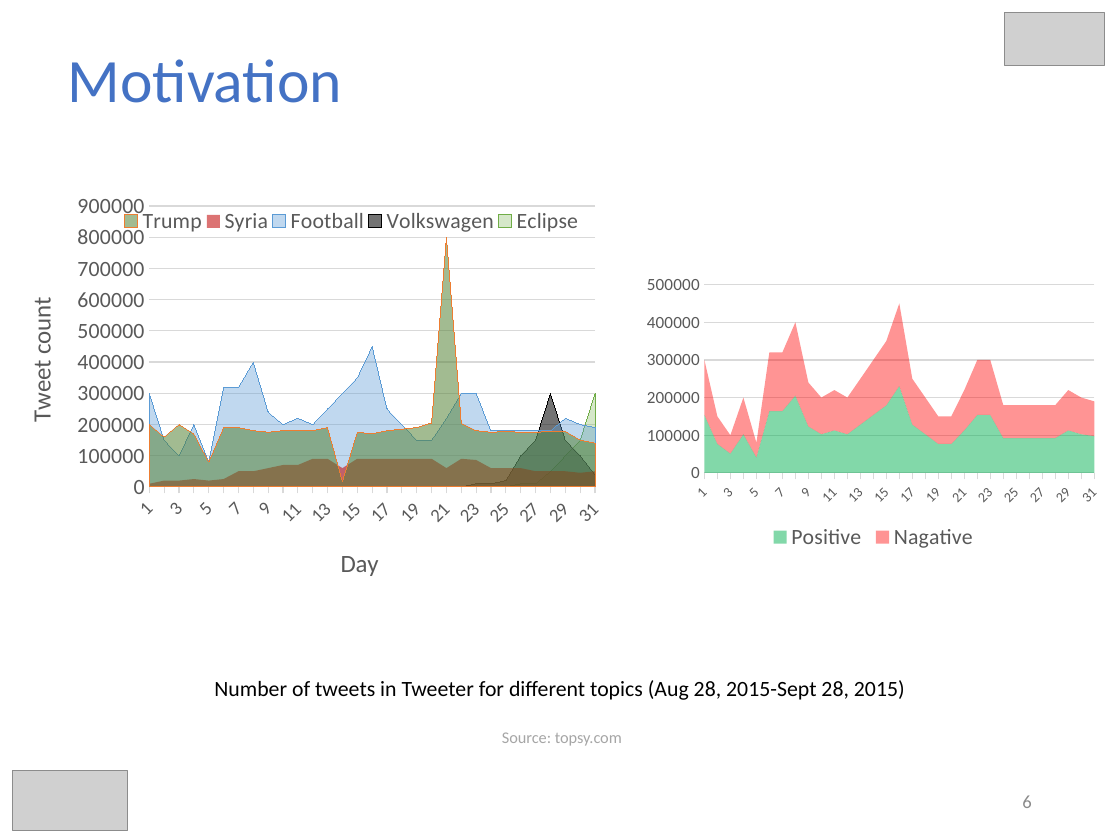
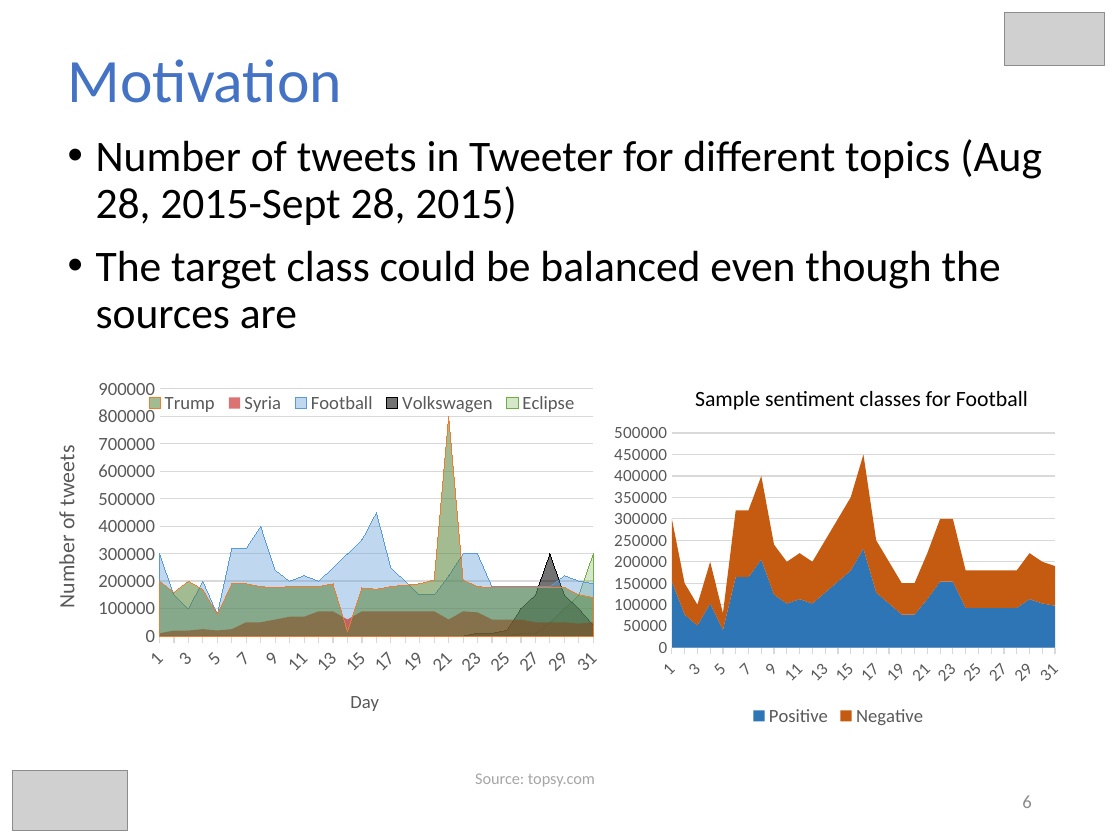
Before and after one commit to hmsgit/minestream, a slide deck: slide 6 of presentation/thesis.pptx. Drawn at 1120x840 pixels with LibreOffice and Linux fonts; fonts in the diff are those of the drawing; grey boxes stand for pictures. Boxes give left, top, right and bottom in pixels: in the first picture for what was removed or moved away, otherwise in the second. Text is boxed around its words. In the diff, an @@ line names an element or a change of style, - is before the commit and + after.

Commit message:
fixed titles

```diff
--- a/presentation/thesis.pptx
+++ b/presentation/thesis.pptx
@@ text added at [96,139,1042,329], 28 pt, text #000000 @@
+• Number of tweets in Tweeter for different topics (Aug 28, 2015-Sept 28, 2015)
+• The target class could be balanced even though the sources are
@@ area chart at [27,370,613,775] @@
@@ value axis title "Tweet count " to "Number of tweets " @@
@@ legend changed @@
@@ value axis changed @@
@@ area chart: place and size @@
-area chart at [0,184,615,644]
+area chart at [27,370,613,775]
@@ area stacked chart at [605,417,1072,731] @@
@@ colour of Positive #00B050 at 49% opacity to #2E75B6 @@
-Nagative: 150000, 70000, 50000, 100000, 40000, 160000, 160000, 190000, 120000, 100000, 110000, 100000, 120000, 150000, 170000, 220000, 120000, 100000, 70000, 70000, 110000, 150000, 150000, 90000, 90000, 90000, 90000, 90000, 110000, 100000, 90000
+Negative: 150000, 70000, 50000, 100000, 40000, 160000, 160000, 190000, 120000, 100000, 110000, 100000, 120000, 150000, 170000, 220000, 120000, 100000, 70000, 70000, 110000, 150000, 150000, 90000, 90000, 90000, 90000, 90000, 110000, 100000, 90000
@@ colour of Negative #FF0000 at 42% opacity to #C55A11 @@
@@ legend changed @@
@@ category axis changed @@
@@ area stacked chart: place and size @@
-area stacked chart at [637,269,1110,556]
+area stacked chart at [605,417,1072,731]
@@ text added at [695,391,1028,410], 14 pt, text #000000 @@
+Sample sentiment classes for Football
@@ text removed at [214,680,905,700] @@
-Number of tweets in Tweeter for different topics (Aug 28, 2015-Sept 28, 2015)
@@ text "Source: topsy.com": place and size @@
-text "Source: topsy.com" at [502,732,622,746]
+text "Source: topsy.com" at [475,773,595,787]
```
Also in this commit, not shown: 18 other slides changed, 3 slides added, 1 slide removed.
